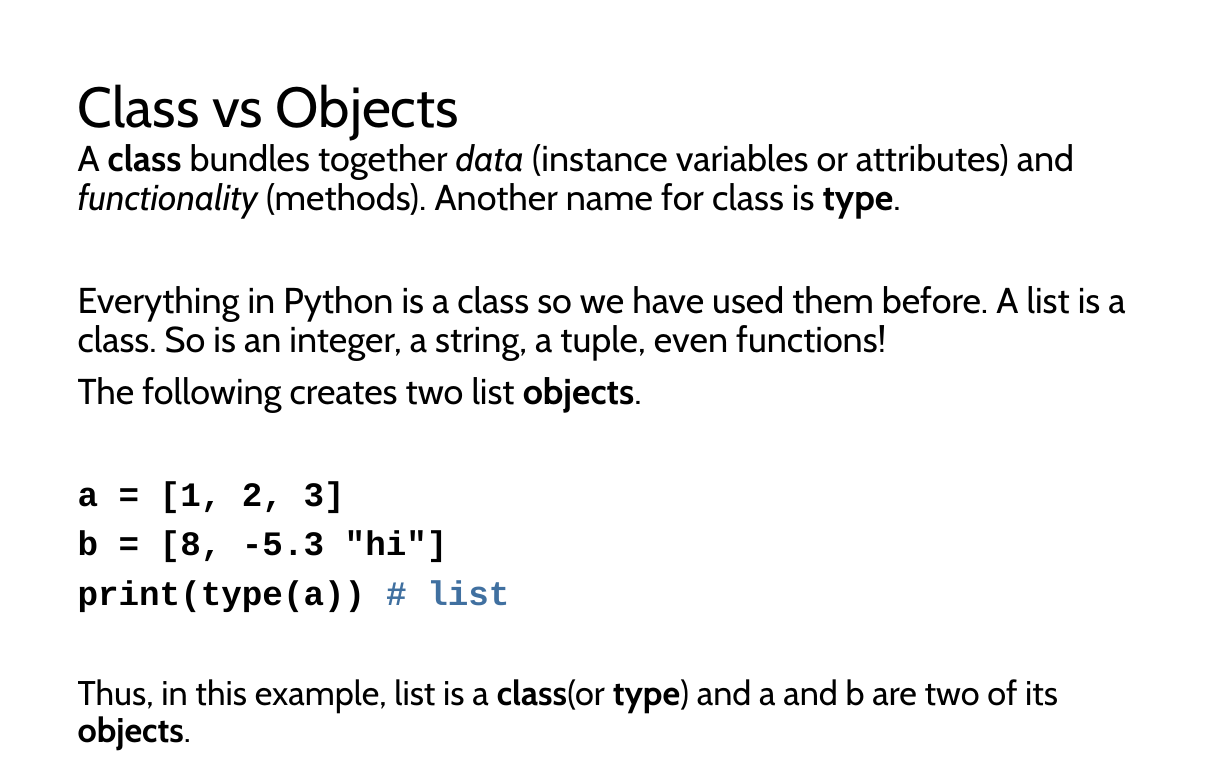
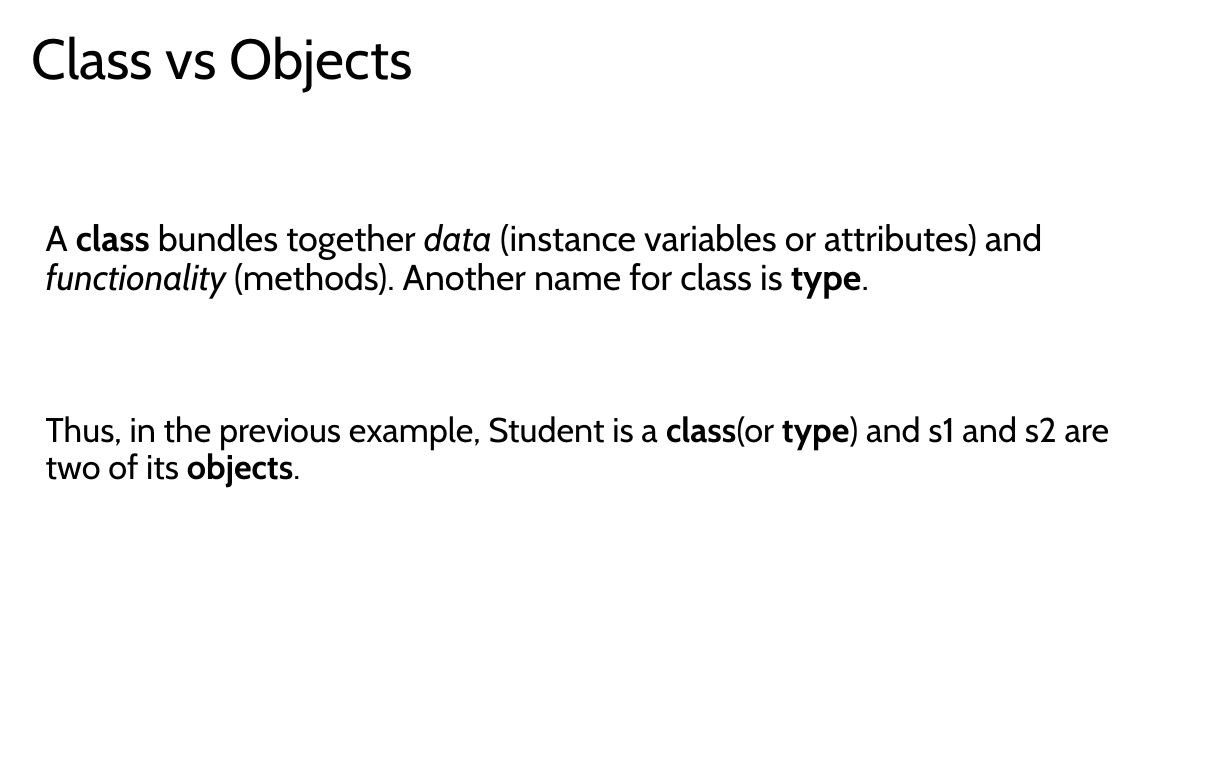
Before and after one commit to LongBaoNguyen/longbaonguyen.github.io, a slide deck: slide 5 of courses/apcsp/lect11a.pptx (slide 4 before the commit). Drawn at 1232x770 pixels with LibreOffice and Linux fonts; fonts in the diff are those of the drawing. Boxes give left, top, right and bottom in pixels: in the first picture for what was removed or moved away, otherwise in the second. Text is boxed around its words. In the diff, an @@ line names an element or a change of style, - is before the commit and + after.

```diff
--- a/courses/apcsp/lect11a.pptx
+++ b/courses/apcsp/lect11a.pptx
@@ title "Class vs Objects": place and size @@
-title "Class vs Objects" at (78, 84, 459, 140)
+title "Class vs Objects" at (31, 36, 413, 92)
@@ text "A class bundles together data ...": place and size @@
-text "A class bundles together data ..." at (78, 144, 1125, 750)
+text "A class bundles together data ..." at (46, 224, 1110, 487)
@@ text at (46, 416, 1110, 487): text changed; size 21 to 20 pt @@
-Everything in Python is a class so we have used them before. A list is a class. So is an integer, a string, a tuple, even functions!
-The following creates two list objects.
-a = [1, 2, 3]
-b = [8, -5.3 "hi"]
-print(type(a)) # list
-Thus, in this example, list is a class(or type) and a and b are two of its objects.
+Thus, in the previous example, Student is a class(or type) and s1 and s2 are two of its objects.
```
Also in this commit, not shown: 7 other slides changed, 2 slides added, 26 other files.
